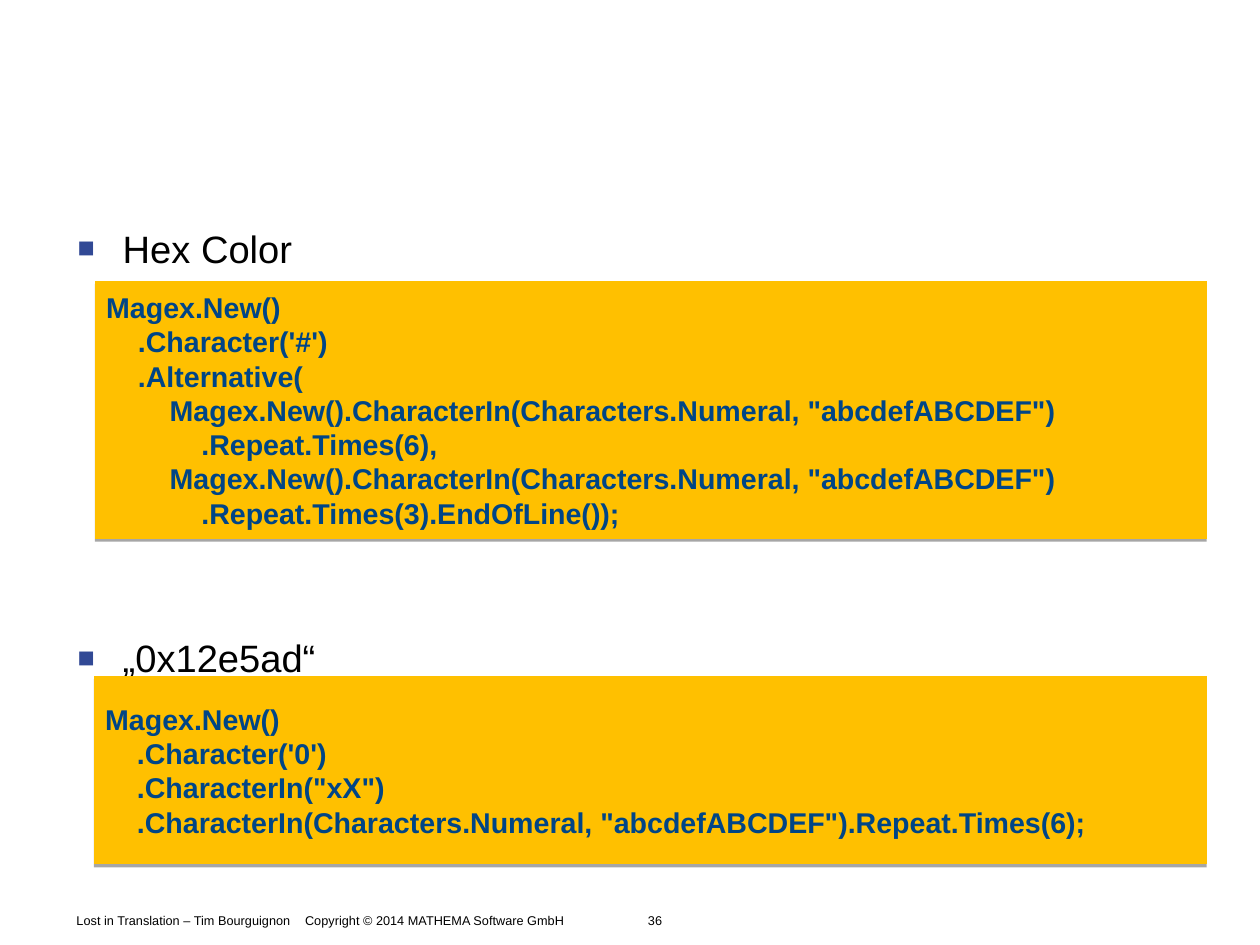
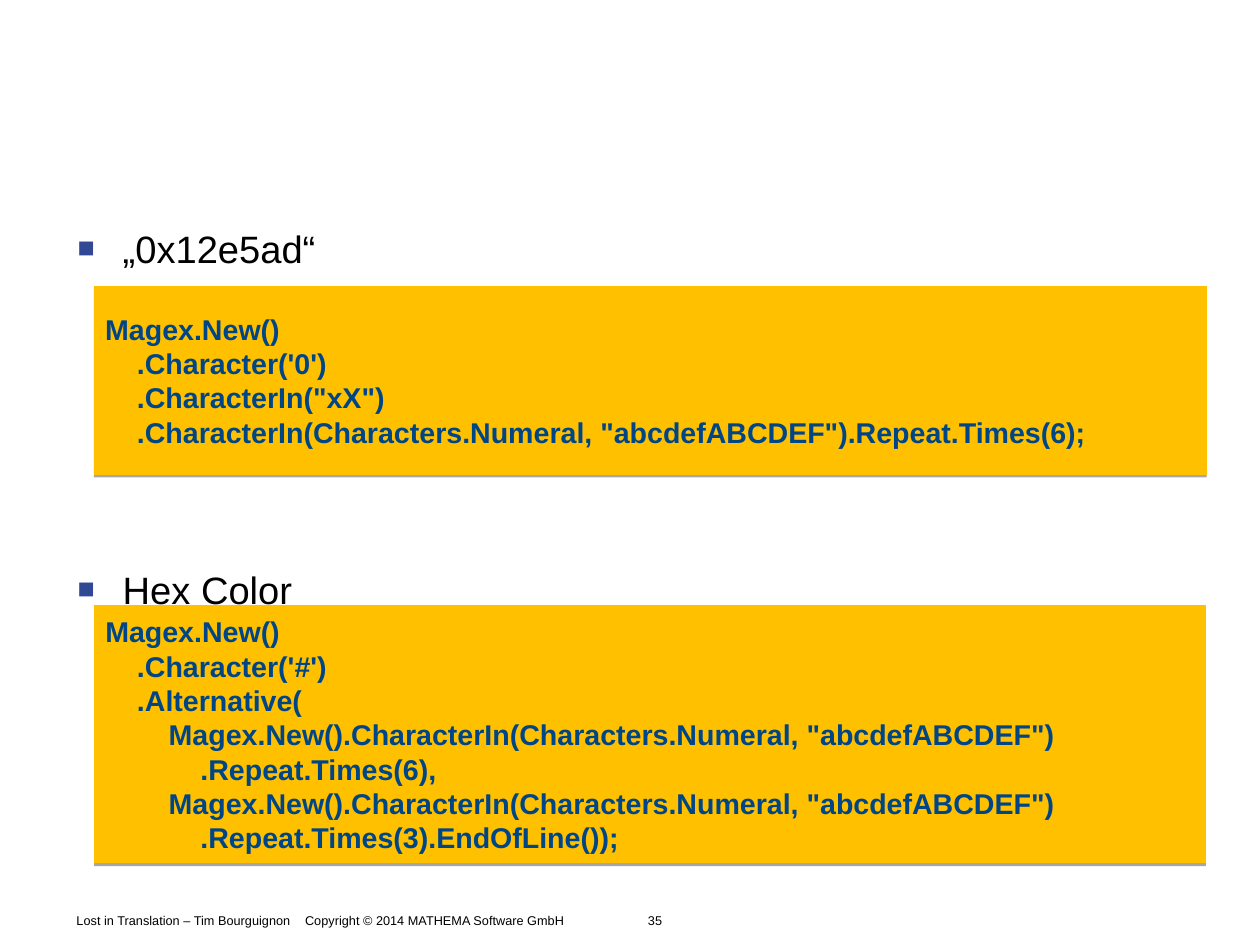
Before and after one commit to Timothep/Talk.LostInTranslation, a slide deck: slide 35 of LostInTranslation.odp (slide 36 before the commit). Drawn at 1260x945 pixels with LibreOffice and Linux fonts; fonts in the diff are those of the drawing; background and template pictures are left out. Boxes give left, top, right and bottom in pixels: in the first picture for what was removed or moved away, otherwise in the second. Text is boxed around its words. In the diff, an @@ line names an element or a change of style, - is before the commit and + after.

```diff
--- a/LostInTranslation.odp
+++ b/LostInTranslation.odp
@@ text at box(123, 235, 316, 268): paragraph added @@
+■ „0x12e5ad“
@@ freeform shape "Magex.New()": place and size @@
-freeform shape "Magex.New()" at box(94, 677, 1207, 866)
+freeform shape "Magex.New()" at box(94, 287, 1207, 476)
@@ freeform shape "Magex.New()": place and size @@
-freeform shape "Magex.New()" at box(95, 281, 1207, 539)
+freeform shape "Magex.New()" at box(94, 606, 1206, 863)
@@ text at box(123, 644, 316, 680): paragraph removed @@
-■ „0x12e5ad“
```
Also in this commit, not shown: 9 other slides changed, 1 slide removed, 4 other files.
